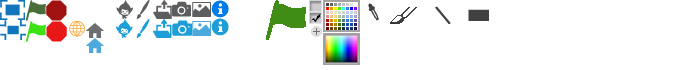
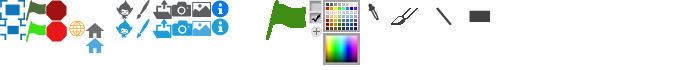
Layered file, before and after one edit (w=700, h=70). Changes by layer:
painted on "Pasted Layer #37" over [468,9,490,22]
painted on "Pasted Layer #35" over [435,6,452,25]
painted on "Pasted Layer #34" over [390,7,418,25]
